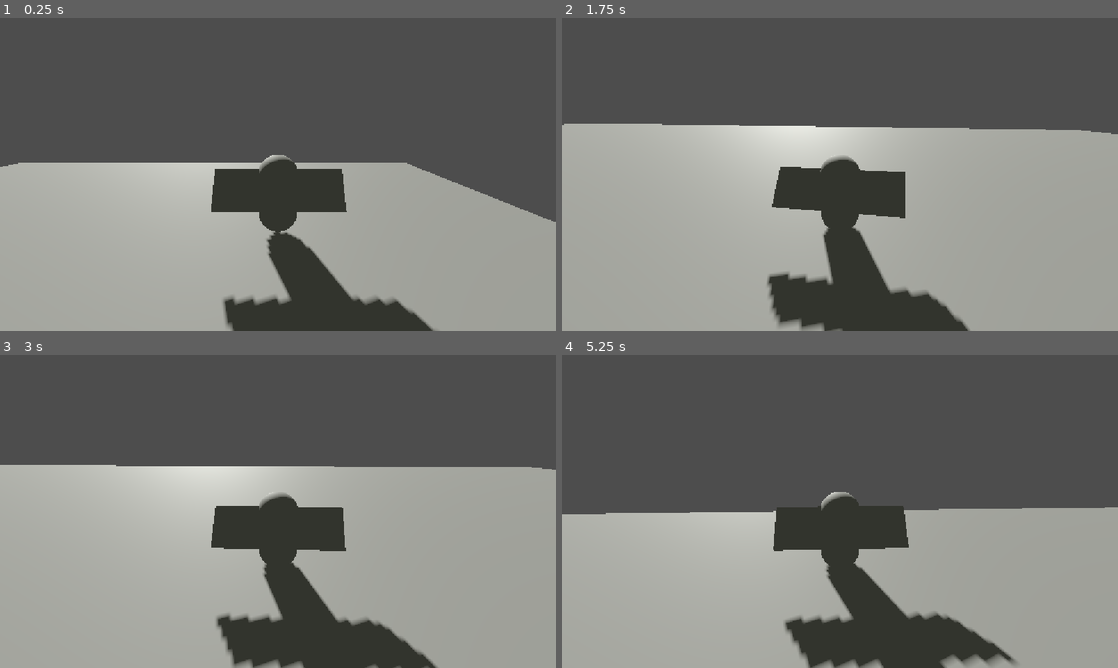
Above: before the commit, frames 1-4 (two rows, left to right).
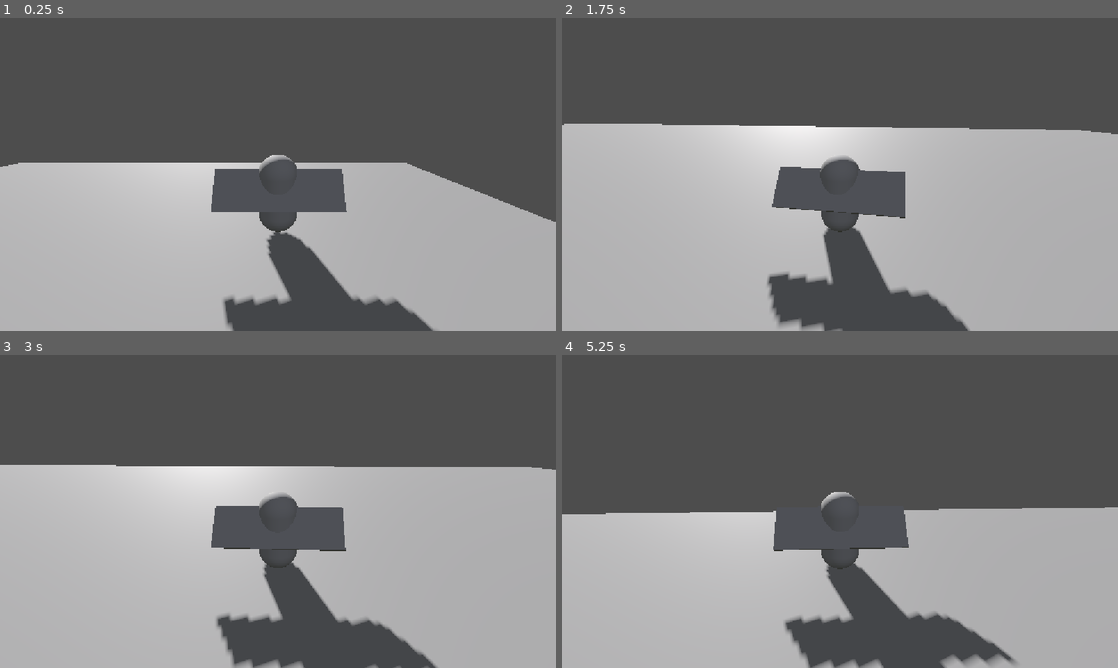
Above: after the commit, the same moments.

Repository: viywolf/fourth-light
Game: Godot game, scene res://scenes/main.tscn
Two runs of this game, one before a commit and one after it. Both use one fixed random seed, a clock stepped at 60 frames per second and the inputs below.
Inputs (mouse positions are in pixels of both pictures, inside the frame that each line leads up to):
- Up to frame 1 (0.25 s): no input
- Up to frame 2 (1.75 s): move the mouse to (867, 174) at 0.52 s; hold W (forward) from 0.53 s (still down); tap Q (glide) at 0.6, 1.35 s; tap Space (jump) at 0.77, 1.52 s; move the mouse to (812, 174) at 1.27 s
- Up to frame 3 (3 s): keep holding W (forward); move the mouse to (289, 505) at 2.02 s; tap Q (glide) at 2.1, 2.85 s; move the mouse to (272, 517) at 2.77 s
- Up to frame 4 (5.25 s): keep holding W (forward); tap Space (jump) at 3.02, 3.77, 4.52 s; move the mouse to (878, 514) at 3.52 s; tap Q (glide) at 3.6, 4.35, 5.1 s; move the mouse to (795, 508) at 4.27 s; move the mouse to (845, 511) at 5.02 s

The runs differ from the first frame. In frame 1, 8.7% of the frame differs, in the area x 38-78%, y 44-100%; in frame 2, 9.3%; in frame 3, 9.8%; in frame 4, 9.9%, in the area x 38-82%, y 44-100%.

Commit message:
Added bounce light

Diff:
--- a/scenes/main.tscn
+++ b/scenes/main.tscn
@@ -5,7 +5,8 @@
 [sub_resource type="Environment" id="Environment_1vivr"]
 background_mode = 2
 ambient_light_source = 3
-ambient_light_color = Color(0.3896, 0.4, 0.352, 1)
+ambient_light_color = Color(0.48045176, 0.4937067, 0.44090906, 1)
+ambient_light_energy = 0.5
 reflected_light_source = 1
 
 [sub_resource type="BoxShape3D" id="BoxShape3D_1vivr"]
@@ -38,8 +39,21 @@
 environment = SubResource("Environment_1vivr")
 
 [node name="SunDirectionalLight" type="DirectionalLight3D" parent="." unique_id=247186993]
-transform = Transform3D(-0.93667215, 0.17510371, -0.30328852, 0, 0.8660254, 0.5, 0.35020742, 0.46833608, -0.81118184, 0, 40.63407, 0)
+transform = Transform3D(-0.93667215, 0.17510371, -0.30328852, 0, 0.8660254, 0.5, 0.35020742, 0.46833608, -0.8111819, 0, 64.41162, 0)
+light_color = Color(0.9704384, 0.9529211, 0.93710184, 1)
 shadow_enabled = true
+
+[node name="BounceDirectionalLight" type="DirectionalLight3D" parent="." unique_id=988105649]
+transform = Transform3D(0.48480958, -0.43730986, 0.7574428, 0, 0.8660254, 0.49999994, -0.8746197, -0.24240479, 0.41985735, 0, 40.63407, 0)
+light_color = Color(0.8271798, 0.8448478, 0.9568158, 1)
+light_energy = 0.2
+light_specular = 0.0
+
+[node name="BounceDirectionalLight2" type="DirectionalLight3D" parent="." unique_id=2043958928]
+transform = Transform3D(0.9003188, 0.21761554, -0.37692118, 0, 0.8660254, 0.5, 0.4352311, -0.4501594, 0.77969897, 0, 52.822147, 0)
+light_color = Color(0.8271798, 0.8448478, 0.9568158, 1)
+light_energy = 0.2
+light_specular = 0.0
 
 [node name="StaticBody3D" type="StaticBody3D" parent="." unique_id=1449650364]
 
